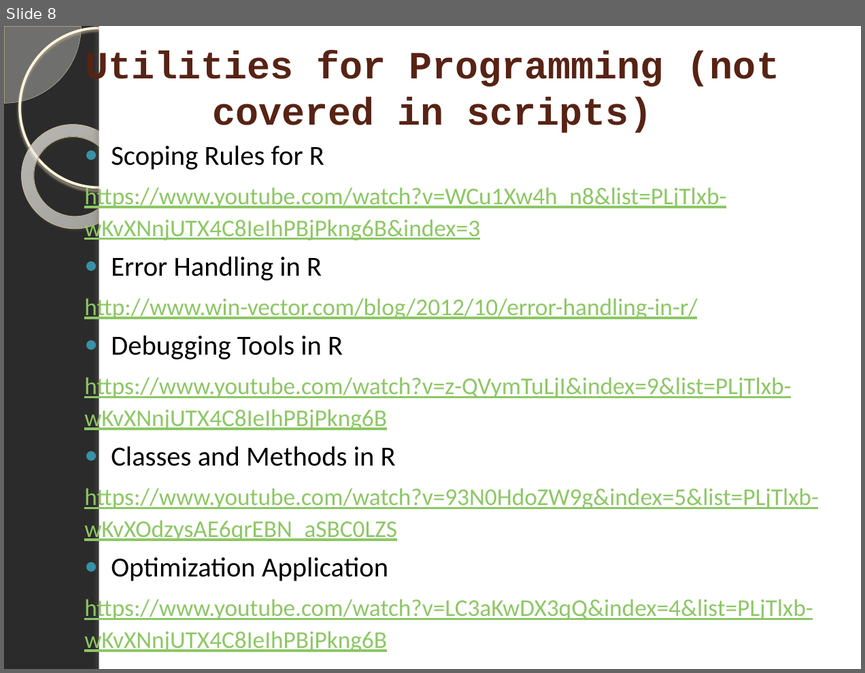
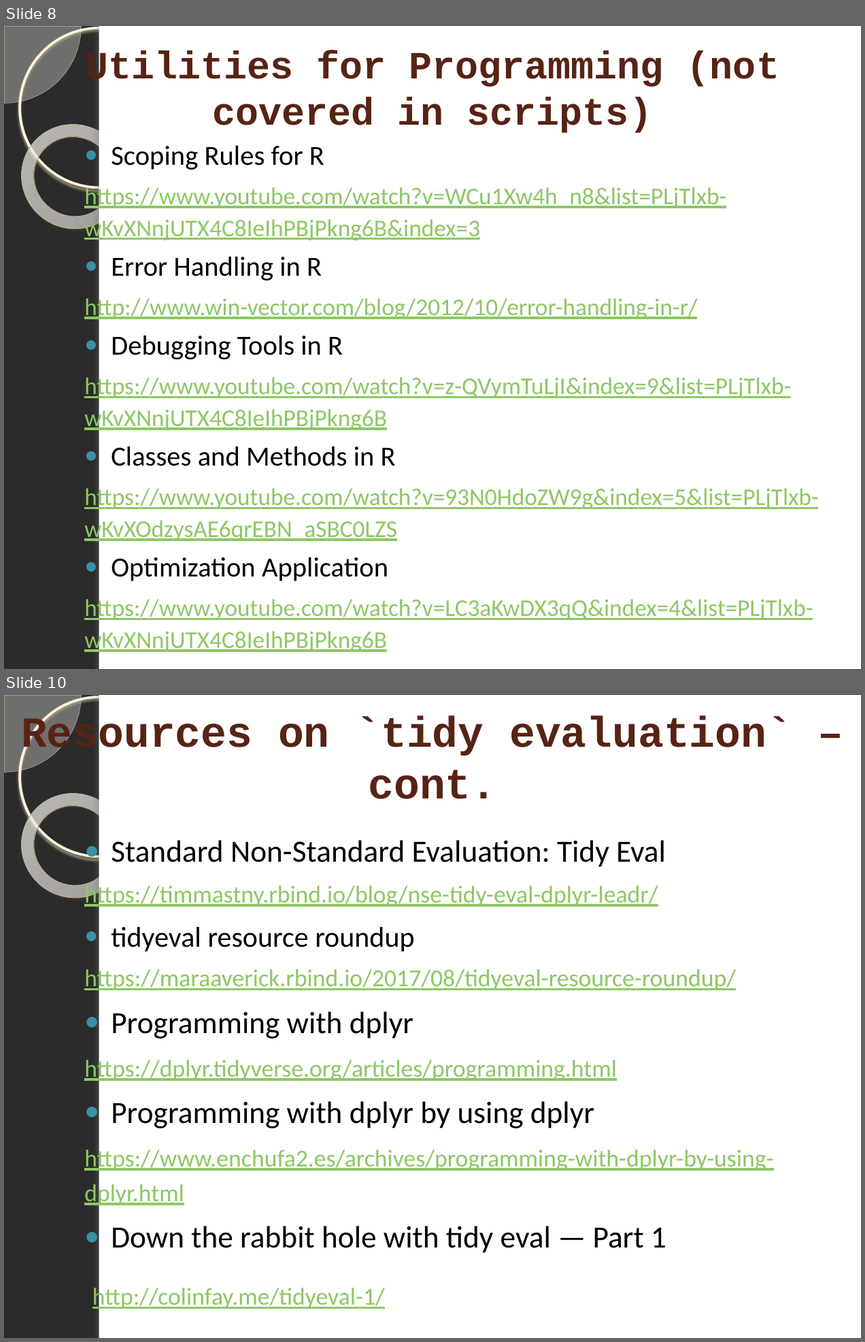
Before and after one commit to marinfotache/Data-Processing-Analysis-Science-with-R, a slide deck: 04 Basic Programming/04_Programming_UDFs_eval_tidyeval.pptx. Shown one above the other, each under a label of ours: slide 8 before the commit, slides 8 and 10 after it; the slides between them are not shown. The pictures are 865x673 and 865x1342 pixels, drawn with LibreOffice and Linux fonts; fonts in the diff are those of the drawing; background and template pictures are left out; a plain dark background stands for a picture behind light text. Boxes give left, top, right and bottom in pixels: in the first picture for what was removed or moved away, otherwise in the second. Text is boxed around its words. In the diff, an @@ line names an element or a change of style, - is before the commit and + after.

```diff
--- a/04 Basic Programming/04_Programming_UDFs_eval_tidyeval.pptx
+++ b/04 Basic Programming/04_Programming_UDFs_eval_tidyeval.pptx
@@ slide 10 added at (4,695,861,1338), background picture (left out); not listed: 5 template elements that a slide beside it also shows @@
@@ title added at (21,716,792,799), 36 pt, text #572314, bold @@
+Resources on `tidy evaluation` – cont.
@@ text added at (84,840,773,1311), 20.4 pt, text #8DC765, underline @@
+● Standard Non-Standard Evaluation: Tidy Eval
+https://timmastny.rbind.io/blog/nse-tidy-eval-dplyr-leadr/
+● tidyeval resource roundup
+https://maraaverick.rbind.io/2017/08/tidyeval-resource-roundup/
+● Programming with dplyr
+https://dplyr.tidyverse.org/articles/programming.html
+● Programming with dplyr by using dplyr
+https://www.enchufa2.es/archives/programming-with-dplyr-by-using-dplyr.html
+● Down the rabbit hole with tidy eval — Part 1
+http://colinfay.me/tidyeval-1/
```
Also in this commit, not shown: 2 slides changed, 3 other slides added, 1 other file.
